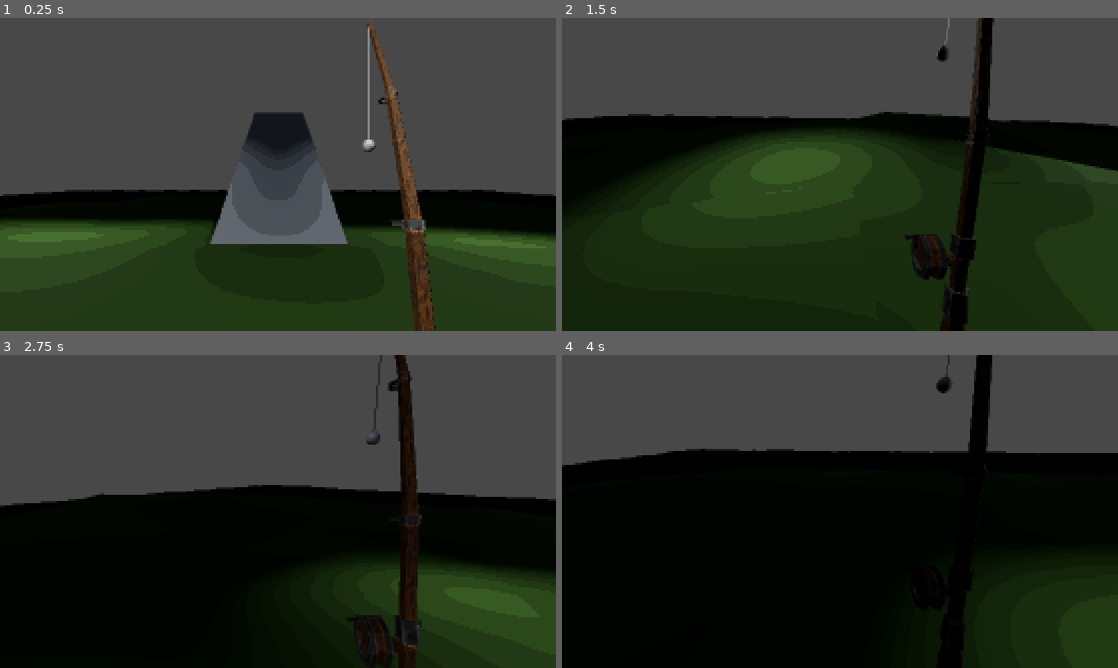
Above: before the commit, frames 1-4 (two rows, left to right).
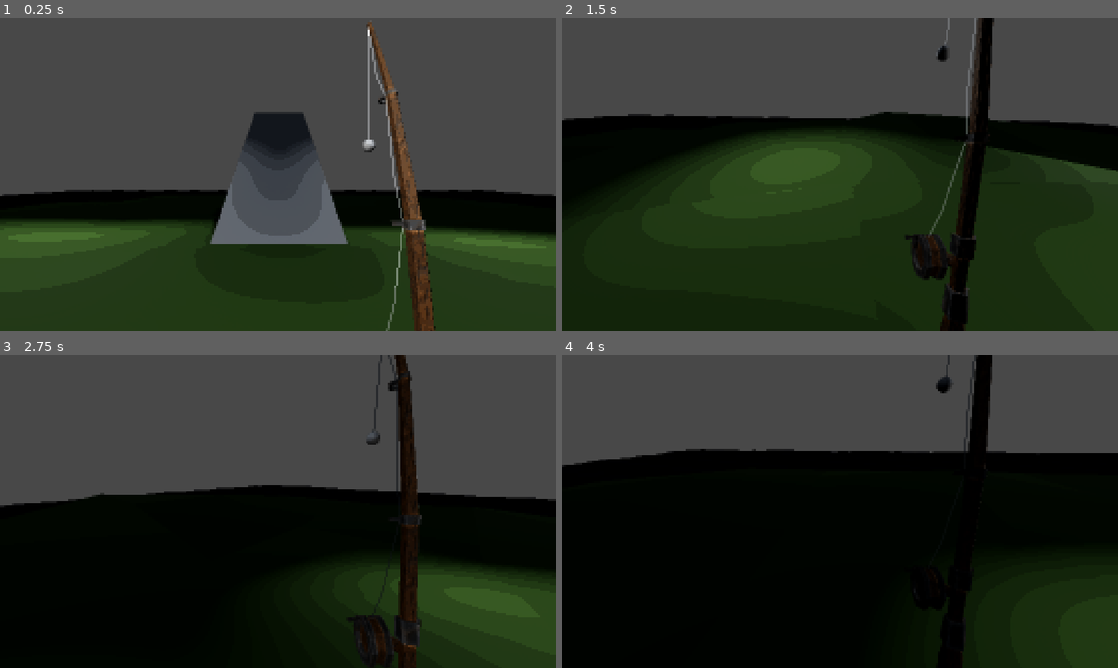
Above: after the commit, the same moments.

Repository: bobiscoolleonardo-collab/Collab
Game: Godot game, scene res://Scenes/game.tscn
The game is run twice, just before and just after one commit, with the same random seed, the same clock (stepped at 60 frames per second) and the same inputs.
Inputs (mouse positions are in pixels of both pictures, inside the frame that each line leads up to):
- Up to frame 1 (0.25 s): no input
- Up to frame 2 (1.5 s): move the mouse to (962, 158) at 0.52 s; hold D (right) 0.53-1.28 s; hold Space (space) 0.53-1.28 s; click (962, 158) at 0.67 s; move the mouse to (812, 174) at 1.27 s; hold W (up) from 1.28 s (still down); tap Shift (sprint) at 1.35 s
- Up to frame 3 (2.75 s): keep holding W (up); move the mouse to (289, 505) at 2.02 s; hold Space (space) from 2.03 s (still down)
- Up to frame 4 (4 s): keep holding W (up); move the mouse to (834, 517) at 2.77 s; release Space (space) at 2.78 s; tap Shift (sprint) at 2.85 s; move the mouse to (878, 514) at 3.52 s; hold Space (space) from 3.53 s (still down)

The runs differ from the first frame. In frame 1, 0.4% of the frame differs, in the area x 66-73%, y 3-100%; in frame 2, 0.3%; in frame 3, 0.1%; in frame 4, 0.1%.

Commit message:
added lines to the fishing rod

Diff:
--- a/Scenes/fishing_rod.tscn
+++ b/Scenes/fishing_rod.tscn
@@ -13,10 +13,13 @@
 [sub_resource type="SphereShape3D" id="SphereShape3D_88tmn"]
 radius = 0.03
 
-[node name="FishingRod" type="StaticBody3D" unique_id=69697877 node_paths=PackedStringArray("rod_tip", "bobber")]
+[node name="FishingRod" type="StaticBody3D" unique_id=69697877 node_paths=PackedStringArray("rod_tip", "bobber", "point1", "point2", "point3")]
 script = ExtResource("1_t02qk")
 rod_tip = NodePath("RodTip")
 bobber = NodePath("Bober")
+point1 = NodePath("Point1")
+point2 = NodePath("Point2")
+point3 = NodePath("Point3")
 sway_strength = 100.0
 
 [node name="Rod" type="MeshInstance3D" parent="." unique_id=1826954930]
@@ -31,6 +34,15 @@
 [node name="RodTip" type="Marker3D" parent="." unique_id=1283501973]
 transform = Transform3D(1, 0, 0, 0, 1, 0, 0, 0, 1, 0, 2.1116345, -0.11266847)
 
+[node name="Point1" type="Marker3D" parent="." unique_id=728704344]
+transform = Transform3D(1, 0, 0, 0, 1, 0, 0, 0, 1, -0.0810589, 0.73112905, -0.10001749)
+
+[node name="Point2" type="Marker3D" parent="." unique_id=562061047]
+transform = Transform3D(1, 0, 0, 0, 1, 0, 0, 0, 1, -0.015008055, 1.1427227, -0.008711889)
+
+[node name="Point3" type="Marker3D" parent="." unique_id=369822611]
+transform = Transform3D(1, 0, 0, 0, 1, 0, 0, 0, 1, -0.0067924187, 1.6510094, -0.027378067)
+
 [node name="Bober" type="StaticBody3D" parent="." unique_id=1873963251]
 transform = Transform3D(1, 0, 0, 0, 1, 0, 0, 0, 1, 0, 1.9145155, -0.173851)
 
--- a/Scripts/Bobber.gd
+++ b/Scripts/Bobber.gd
@@ -1,39 +1,73 @@
 extends Node3D
 
+@export_category("Bober needs")
 @export var rod_tip: Marker3D
 @export var bobber: Node3D
 @export var camera: Camera3D
+
+#points
+@export_category("String Points")
+@export var point1 : Marker3D
+@export var point2 : Marker3D
+@export var point3 : Marker3D
 
 # --- sway state ---
 var sway := 0.0
 var sway_velocity := 0.0
 var last_yaw := 0.0
 
+@export_category("Bober settings")
 @export var sway_strength := 1.2
 @export var return_speed := 6.0
 @export var damping := 6.0
 @export var bobber_down := 0.6
+@export var sag_amount := 0.08
 
 # --- fishing line ---
 var line_mesh := ImmediateMesh.new()
 var line := MeshInstance3D.new()
+var line1 := MeshInstance3D.new()
+var line_mesh1 := ImmediateMesh.new()
+var line2 := MeshInstance3D.new()
+var line_mesh2 := ImmediateMesh.new()
+var line3 := MeshInstance3D.new()
+var line_mesh3 := ImmediateMesh.new()
+
 
 
 func _ready():
 	last_yaw = camera.global_rotation.y
 	line.top_level = true
+	line1.top_level = true
+	line2.top_level = true
+	line3.top_level = true
 	line.global_transform = Transform3D.IDENTITY
+	line1.global_transform = Transform3D.IDENTITY
+	line2.global_transform = Transform3D.IDENTITY
+	line3.global_transform = Transform3D.IDENTITY
 
 	# setup line
 	line.mesh = line_mesh
+	line1.mesh = line_mesh1
+	line2.mesh = line_mesh2
+	line3.mesh = line_mesh3
 	add_child(line)
+	add_child(line1)
+	add_child(line2)
+	add_child(line3)
 
 	var mat = StandardMaterial3D.new()
 	mat.shading_mode = BaseMaterial3D.SHADING_MODE_PER_VERTEX
 	mat.albedo_color = Color(0.8, 0.8, 0.8)
 
 	line.material_override = mat
+	line1.material_override = mat
+	line2.material_override = mat
+	line3.material_override = mat
 	line.cast_shadow = GeometryInstance3D.SHADOW_CASTING_SETTING_OFF
+	line1.cast_shadow = GeometryInstance3D.SHADOW_CASTING_SETTING_OFF
+	line2.cast_shadow = GeometryInstance3D.SHADOW_CASTING_SETTING_OFF
+	line3.cast_shadow = GeometryInstance3D.SHADOW_CASTING_SETTING_OFF
 
 
 func _physics_process(delta):
@@ -71,15 +105,55 @@
 func _process(_delta):
 	line_mesh.clear_surfaces()
 	line_mesh.surface_begin(Mesh.PRIMITIVE_LINE_STRIP)
+	line_mesh1.clear_surfaces()
+	line_mesh1.surface_begin(Mesh.PRIMITIVE_LINE_STRIP)
+	line_mesh2.clear_surfaces()
+	line_mesh2.surface_begin(Mesh.PRIMITIVE_LINE_STRIP)
+	line_mesh3.clear_surfaces()
+	line_mesh3.surface_begin(Mesh.PRIMITIVE_LINE_STRIP)
 
 	var start: Vector3 = rod_tip.global_position
 	var end: Vector3 = bobber.global_position
+	var start1: Vector3 = point1.global_position
+	var end1: Vector3 = point2.global_position
+	var start2: Vector3 = point2.global_position
+	var end2: Vector3 = point3.global_position
+	var start3: Vector3 = point3.global_position
+	var end3: Vector3 = rod_tip.global_position
 
-	# debug safety (prevents tiny offset illusions)
-	start.y += 0.0
-	end.y += 0.0
+	# --- segment 1 ---
+	var mid = start.lerp(end, 0.5)
+	mid.y -= sag_amount
 
 	line_mesh.surface_add_vertex(start)
+	line_mesh.surface_add_vertex(mid)
 	line_mesh.surface_add_vertex(end)
 
+	# --- segment 2 ---
+	var mid1 = start1.lerp(end1, 0.5)
+	mid1.y -= sag_amount
+
+	line_mesh1.surface_add_vertex(start1)
+	line_mesh1.surface_add_vertex(mid1)
+	line_mesh1.surface_add_vertex(end1)
+
+	# --- segment 3 ---
+	var mid2 = start2.lerp(end2, 0.5)
+	mid2.y -= sag_amount
+
+	line_mesh2.surface_add_vertex(start2)
+	line_mesh2.surface_add_vertex(mid2)
+	line_mesh2.surface_add_vertex(end2)
+
+	# --- segment 4 ---
+	var mid3 = start3.lerp(end3, 0.5)
+	mid3.y -= sag_amount
+
+	line_mesh3.surface_add_vertex(start3)
+	line_mesh3.surface_add_vertex(mid3)
+	line_mesh3.surface_add_vertex(end3)
+
 	line_mesh.surface_end()
+	line_mesh1.surface_end()
+	line_mesh2.surface_end()
+	line_mesh3.surface_end()
